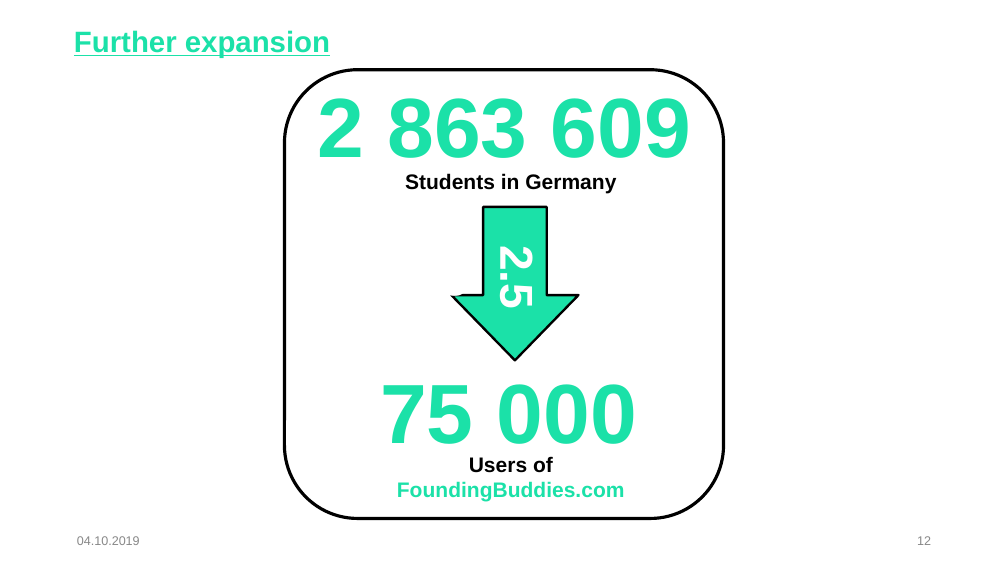
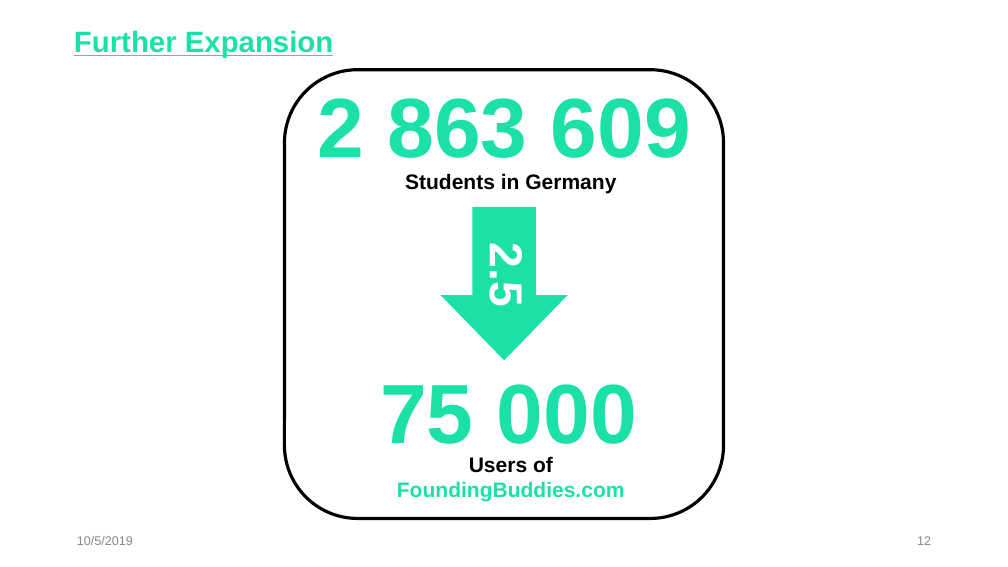
Before and after one commit to TonyChopper9/FoundingBuddies, a slide deck: slide 12 of Documents/FoundingBuddies_Pitch.pptx. Drawn at 1008x567 pixels with LibreOffice and Linux fonts; fonts in the diff are those of the drawing. Boxes give left, top, right and bottom in pixels: in the first picture for what was removed or moved away, otherwise in the second. Text is boxed around its words. In the diff, an @@ line names an element or a change of style, - is before the commit and + after.

```diff
--- a/Documents/FoundingBuddies_Pitch.pptx
+++ b/Documents/FoundingBuddies_Pitch.pptx
@@ text at (74,30,333,58): text changed @@
-Further expansion
+Further Expansion
@@ down arrow: place and size @@
-down arrow at (451,207,578,361)
+down arrow at (441,207,568,361)
@@ down arrow at (441,207,568,361): outline #000000 2.25 pt to none @@
@@ text "2.5%": place and size @@
-text "2.5%" at (491,251,543,307)
+text "2.5%" at (480,249,532,305)
@@ text at (77,536,133,545): text changed @@
-04.10.2019
+10/5/2019
```
Also in this commit, not shown: 11 other slides changed.
